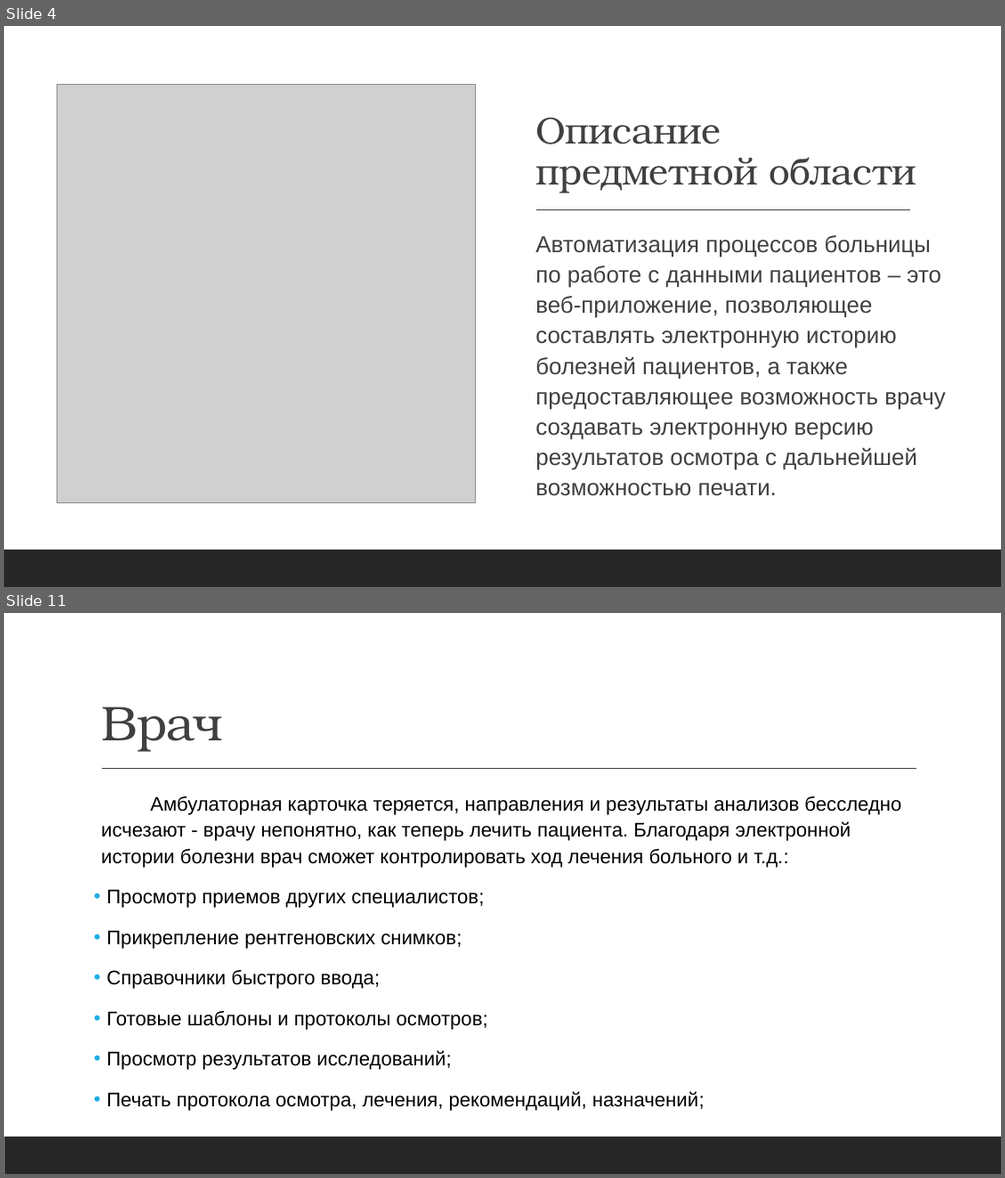
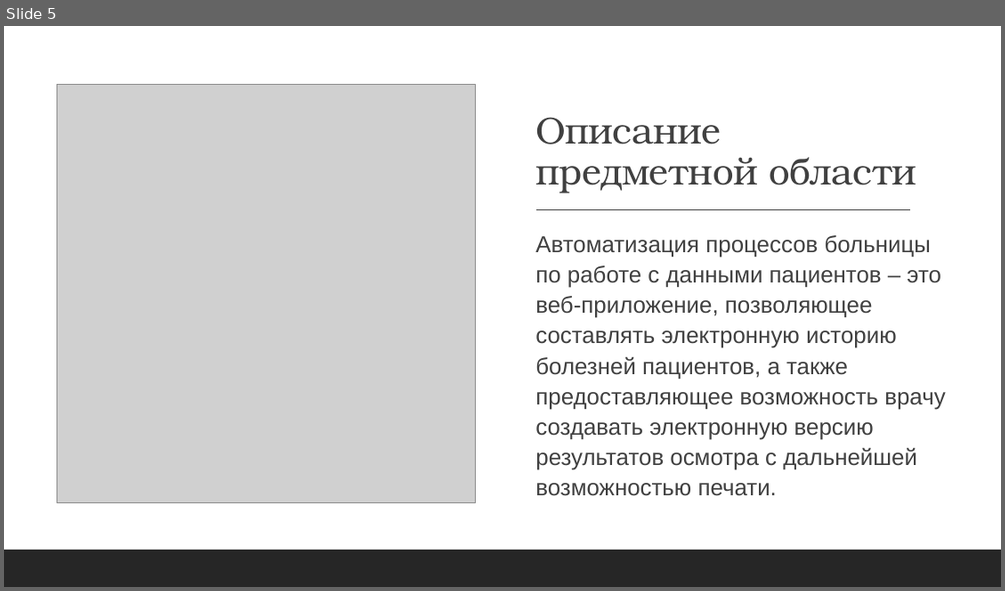
Before and after one commit to thewyolar/esap, a slide deck: Karabanov-Bulanov.pptx. Shown one above the other, each under a label of ours: slides 4 and 11 before the commit, slide 5 after it; the slides between them are not shown. The pictures are 1005x1178 and 1005x591 pixels, drawn with LibreOffice and Linux fonts; fonts in the diff are those of the drawing; grey boxes stand for pictures. Boxes give left, top, right and bottom in pixels: in the first picture for what was removed or moved away, otherwise in the second. Text is boxed around its words. In the diff, an @@ line names an element or a change of style, - is before the commit and + after.

```diff
--- a/Karabanov-Bulanov.pptx
+++ b/Karabanov-Bulanov.pptx
@@ slide 11 removed at box(4, 613, 1001, 1174), background #FFFFFF @@
@@ title removed at box(101, 706, 223, 752) @@
-Врач
@@ line removed from (102, 769) to (917, 769) @@
@@ text removed at box(101, 796, 901, 1111) @@
-  Амбулаторная карточка теряется, направления и результаты анализов бесследно исчезают - врачу непонятно, как теперь лечить пациента. Благодаря электронной истории болезни врач сможет контролировать ход лечения больного и т.д.:
-• Просмотр приемов других специалистов;
-• Прикрепление рентгеновских снимков;
-• Справочники быстрого ввода;
-• Готовые шаблоны и протоколы осмотров;
-• Просмотр результатов исследований;
-• Печать протокола осмотра, лечения, рекомендаций, назначений;
@@ rectangle removed at box(4, 1136, 1001, 1174) @@
@@ what was slide 4 is now slide 5 @@
```
Also in this commit, not shown: 5 slides changed, 5 slides added, 4 other slides removed.
